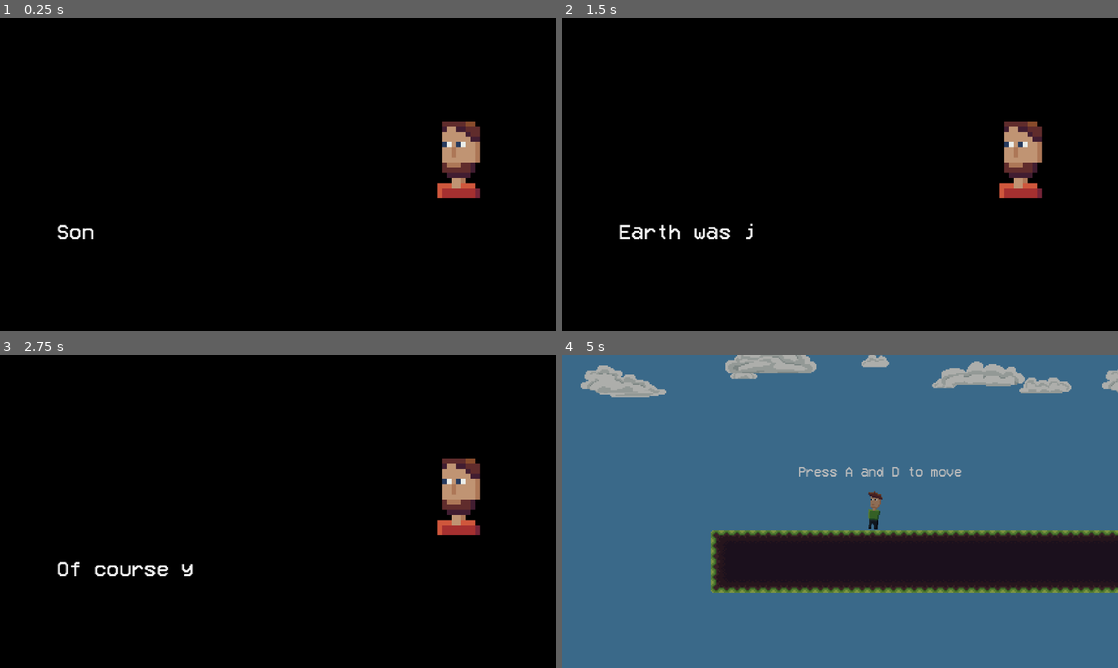
Above: before the commit, frames 1-4 (two rows, left to right).
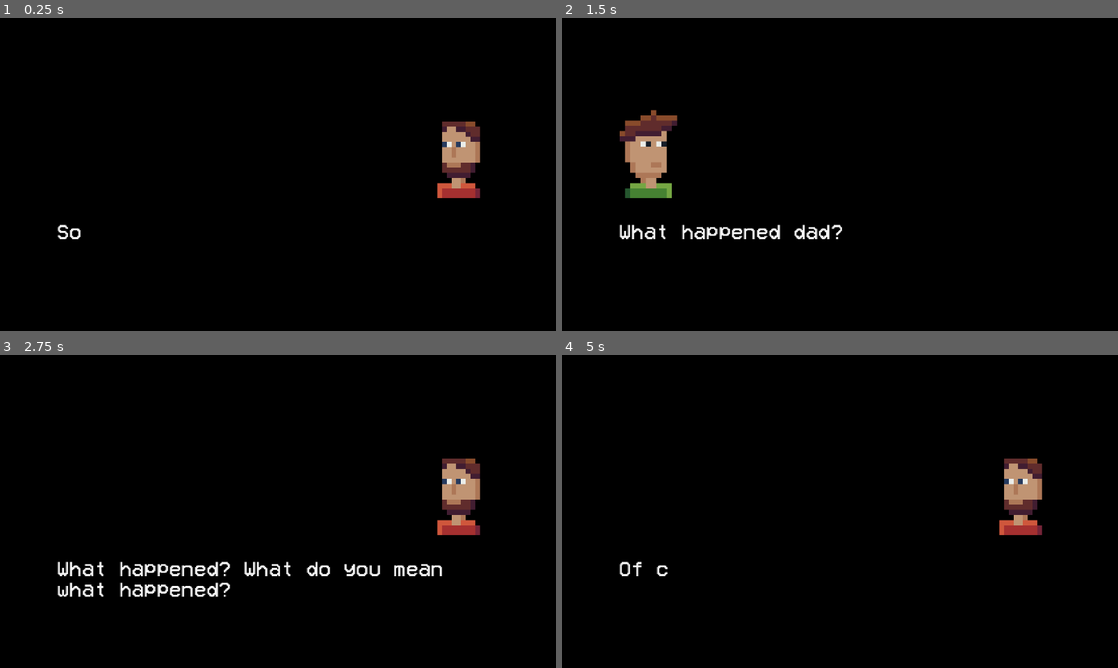
Above: after the commit, the same moments.

Repository: Paprikatto/the-bigger-the-knight
Game: Godot game, scene res://Scenes/level_manager.tscn
The game is run twice, just before and just after one commit, with the same random seed, the same clock (stepped at 60 frames per second) and the same inputs.
Inputs:
- Up to frame 1 (0.25 s): no input
- Up to frame 2 (1.5 s): tap Enter at 0.5 s; hold D (move_right) from 0.53 s (still down); tap Space (jump) at 0.77 s
- Up to frame 3 (2.75 s): tap Space (jump) at 1.52 s; release D (move_right) at 2.03 s; hold A (move_left) from 2.03 s (still down)
- Up to frame 4 (5 s): release A (move_left) at 2.78 s; hold D (move_right) 2.78-4.28 s; tap Space (jump) at 3.02, 3.77, 4.52 s; hold A (move_left) from 4.28 s (still down)

The runs differ from the first frame. In frame 1, less than 0.1% of the frame differs, in the area x 14-17%, y 67-71%; in frame 2, 4.4%; in frame 3, 2.0%; in frame 4, 100%, in the area x 0-100%, y 0-100%.

Commit message:
skip waiting for letters

Diff:
--- a/Scenes/cutscene_talking.tscn
+++ b/Scenes/cutscene_talking.tscn
@@ -139,10 +139,11 @@
 animation = NodePath("../AnimationPlayer")
 label = NodePath("../Window/Panel/Label")
 dialogTable = [NodePath("dialog_line"), NodePath("dialog_line2"), NodePath("dialog_line3"), NodePath("dialog_line4"), NodePath("dialog_line5"), NodePath("dialog_line6"), NodePath("dialog_line7"), NodePath("dialog_line8"), NodePath("dialog_line9"), NodePath("dialog_line10")]
+letterDelay = 0.1
 
 [node name="dialog_line" type="Node2D" parent="Dialog"]
 script = ExtResource("5_7p1co")
-text = "Son, come here I need your help"
+text = "Son, come here, I need your help."
 who = 1
 
 [node name="dialog_line2" type="Node2D" parent="Dialog"]
@@ -165,12 +166,12 @@
 
 [node name="dialog_line6" type="Node2D" parent="Dialog"]
 script = ExtResource("5_7p1co")
-text = "Of course you don't know that, you're just sitting in your room whole day playing games"
+text = "Of course you don't know that, you're just sitting in your room whole day playing games!"
 who = 1
 
 [node name="dialog_line7" type="Node2D" parent="Dialog"]
 script = ExtResource("5_7p1co")
-text = "But i have a new invention that can help us fight them "
+text = "But I have a new invention that can help us fight them."
 who = 1
 
 [node name="dialog_line8" type="Node2D" parent="Dialog"]
@@ -180,7 +181,7 @@
 
 [node name="dialog_line9" type="Node2D" parent="Dialog"]
 script = ExtResource("5_7p1co")
-text = "but dad, i don't have hands"
+text = "But dad, i don't have hands."
 
 [node name="dialog_line10" type="Node2D" parent="Dialog"]
 script = ExtResource("5_7p1co")
--- a/Scripts/dialog.gd
+++ b/Scripts/dialog.gd
@@ -16,6 +16,8 @@
 var size : int
 @export var letterDelay = .05
 
+var whole_text_visible: bool = false
+
 func _ready():
 	timer = $Timer
 	size = dialogTable.size()
@@ -29,25 +31,30 @@
 		else:
 			animation.play("move")
 		animation.seek(.4)
+
 func _unhandled_input(event):
 	if event is InputEventKey and event.is_pressed():
-		i+=1
-		numLetter = 0
-		label.visible_characters = numLetter
-		var sameSide = false
-		if i >= size:
-			GameManager.next_level.emit()
+		if label.visible_characters == -1 or label.visible_characters >= label.text.length():
+			i+=1
+			numLetter = 0
+			label.visible_characters = numLetter
+			var sameSide = false
+			if i >= size:
+				GameManager.next_level.emit()
+			else:
+				if lastWho == dialogTable[i].who:
+					sameSide = true
+				lastWho = dialogTable[i].who
+				if dialogTable[i].who == DialogLine.Who.FIRST and !sameSide:
+					animation.play("move_rev")
+				else:
+					if !sameSide:
+						animation.play("move")
+				label.text = dialogTable[i].text
+				print(label.text)
 		else:
-			if lastWho == dialogTable[i].who:
-				sameSide = true
-			lastWho = dialogTable[i].who
-			if dialogTable[i].who == DialogLine.Who.FIRST and !sameSide:
-				animation.play("move_rev")
-			else:
-				if !sameSide:
-					animation.play("move")
-			label.text = dialogTable[i].text
-			print(label.text)
+			label.visible_characters = -1
+			numLetter = label.text.length()
 
 
 func _on_timer_timeout():
